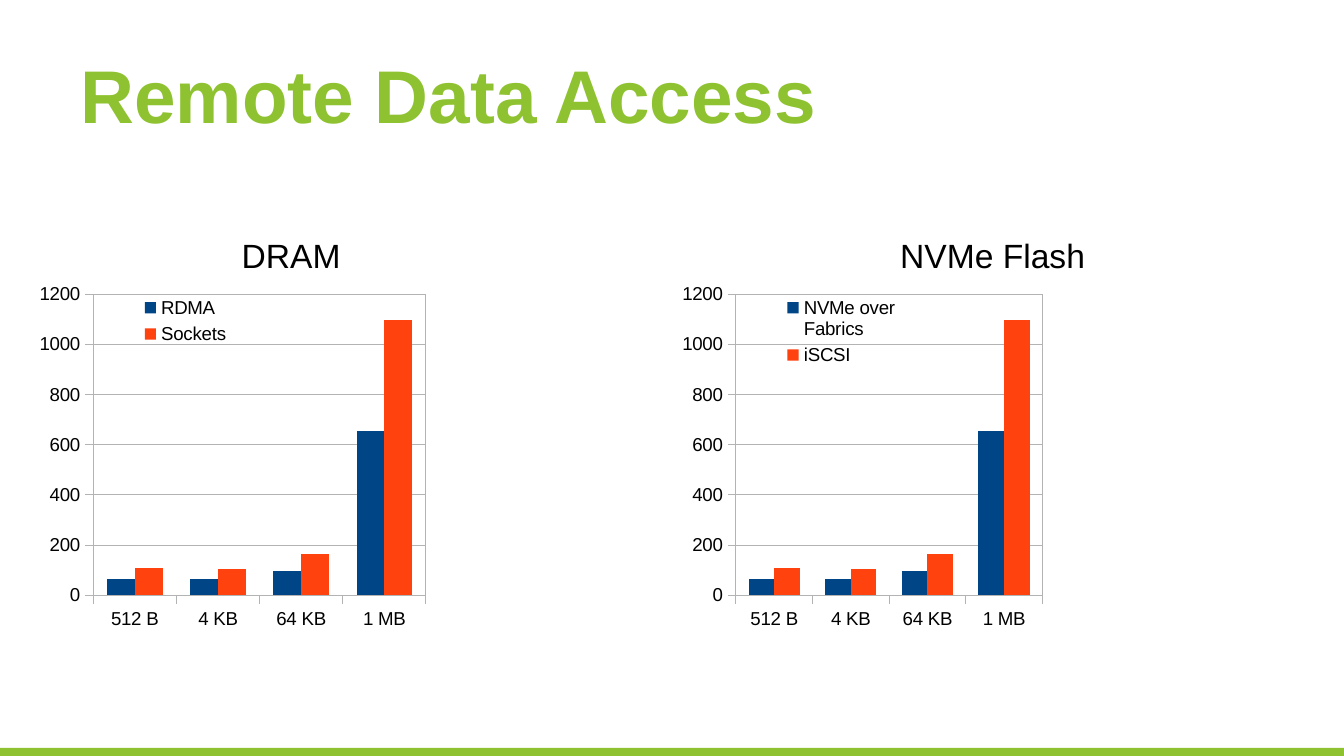
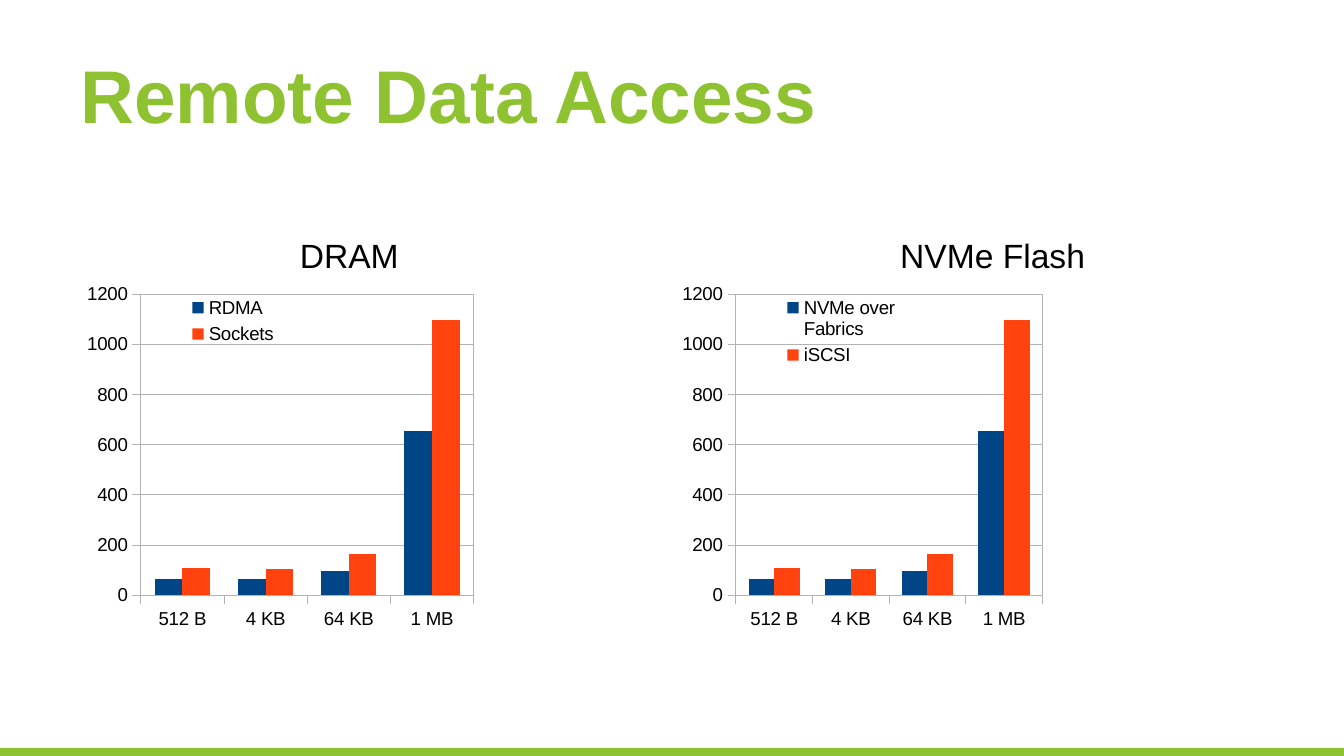
Before and after one commit to huangyibo/spark-summit-17, a slide deck: slide 4 of template.odp. Drawn at 1344x756 pixels with LibreOffice and Linux fonts; fonts in the diff are those of the drawing; background and template pictures are left out. Boxes give left, top, right and bottom in pixels: in the first picture for what was removed or moved away, otherwise in the second. Text is boxed around its words. In the diff, an @@ line names an element or a change of style, - is before the commit and + after.

```diff
--- a/template.odp
+++ b/template.odp
@@ text "DRAM": place and size @@
-text "DRAM" at <box>242,245,341,268</box>
+text "DRAM" at <box>300,245,399,268</box>
@@ column chart: place and size @@
-column chart at <box>30,277,542,637</box>
+column chart at <box>77,277,589,637</box>
```
Also in this commit, not shown: 1 other slide changed, 5 slides added.
